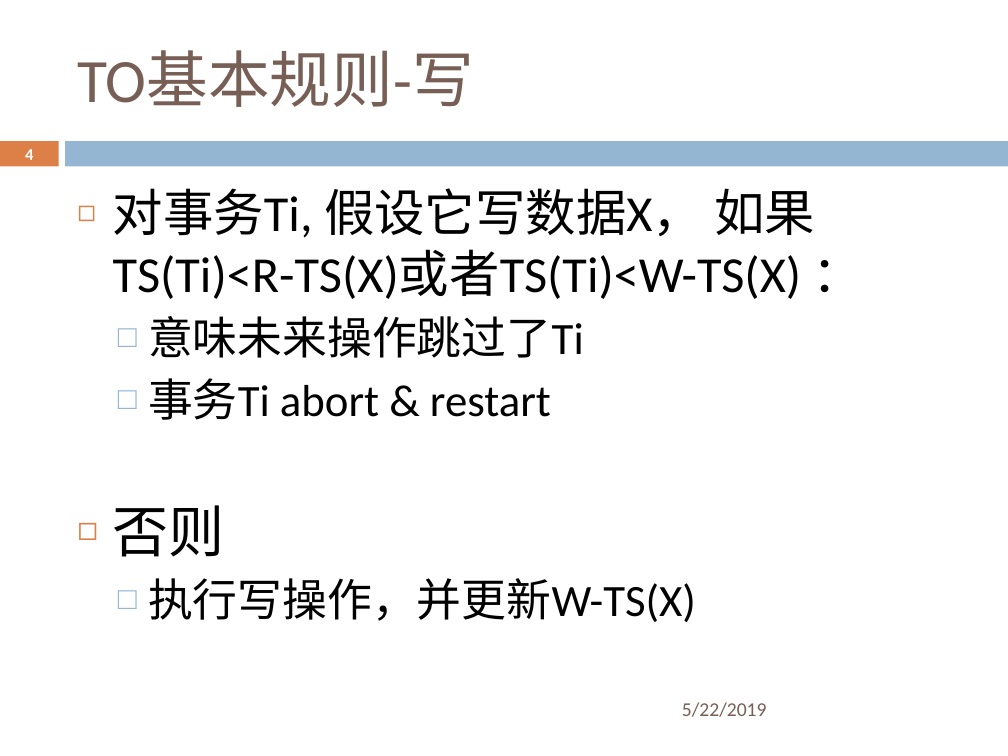
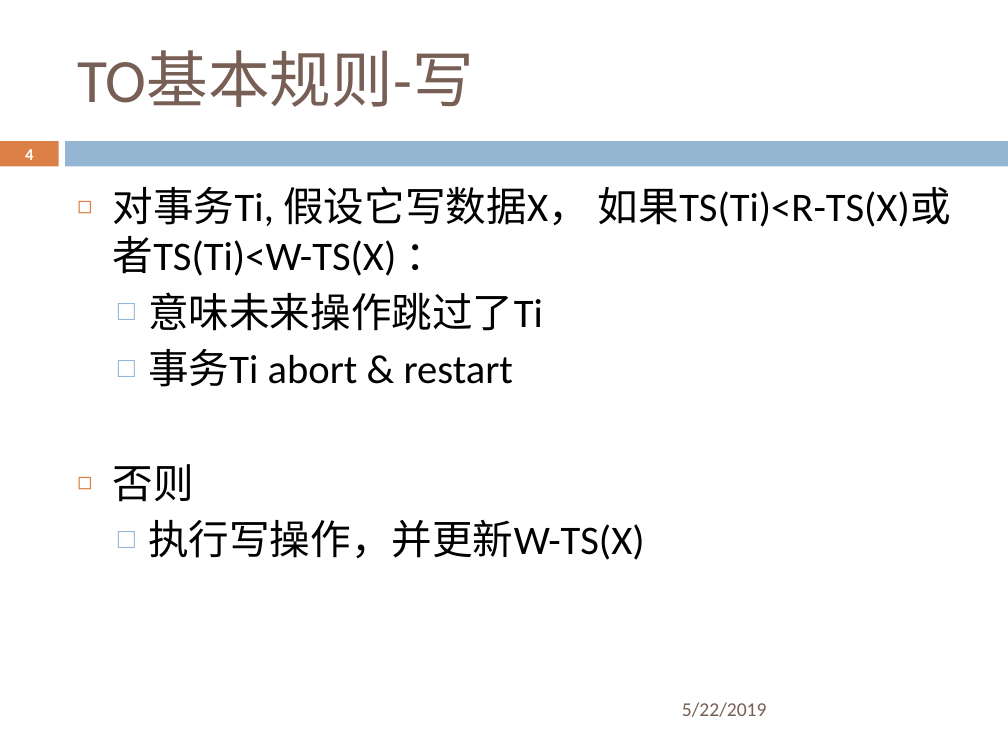
Before and after one commit to ZhangZihao270/DaSE_DBMS_Implemention, a slide deck: slide 4 of 并发控制/cc_to/slides/cc_to.pptx. Drawn at 1008x756 pixels with LibreOffice and Linux fonts; fonts in the diff are those of the drawing; background and template pictures are left out. Boxes give left, top, right and bottom in pixels: in the first picture for what was removed or moved away, otherwise in the second. Text is boxed around its words. In the diff, an @@ line names an element or a change of style, - is before the commit and + after.

```diff
--- a/并发控制/cc_to/slides/cc_to.pptx
+++ b/并发控制/cc_to/slides/cc_to.pptx
@@ text "对事务Ti, 假设它写数据X， 如果TS(Ti)<R-TS(X)或者TS(Ti)<W-TS(X) ：" at bbox=[113, 186, 951, 560]: size 36 to 29 pt in "对事务Ti, 假设它写数据X， 如果TS(Ti)<R-TS(X)或者TS(Ti)<W-TS(X) ："; size 32 to 29 pt in "意味未来操作跳过了Ti", "事务Ti abort & restart", "执行写操作，并更新W-TS(X)"; size 40 to 29 pt in "否则" @@
```
Also in this commit, not shown: 6 other slides changed, 1 slide added.
